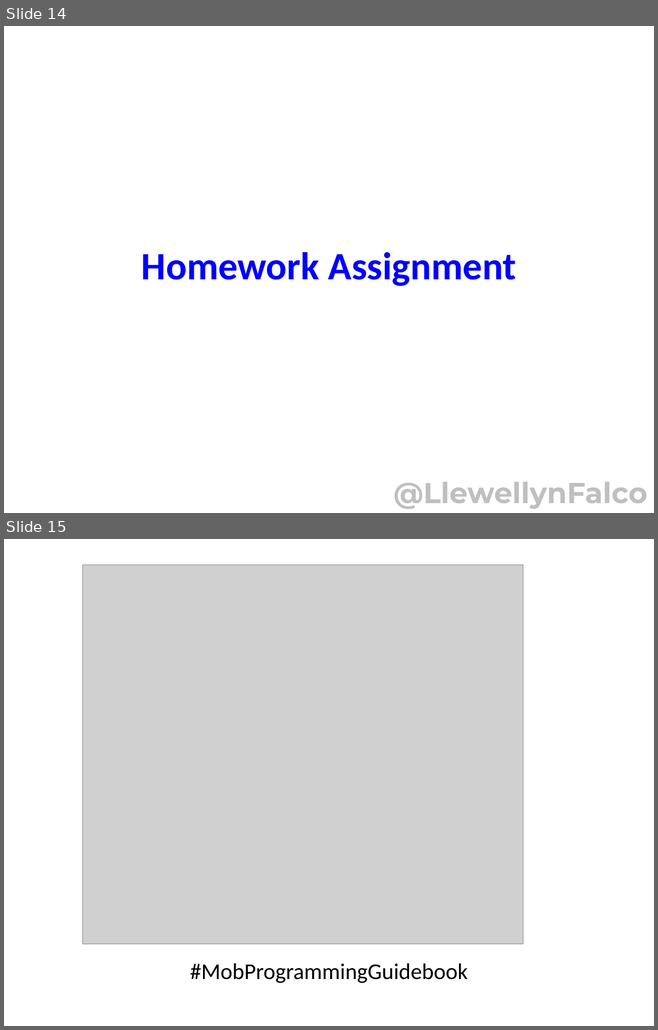
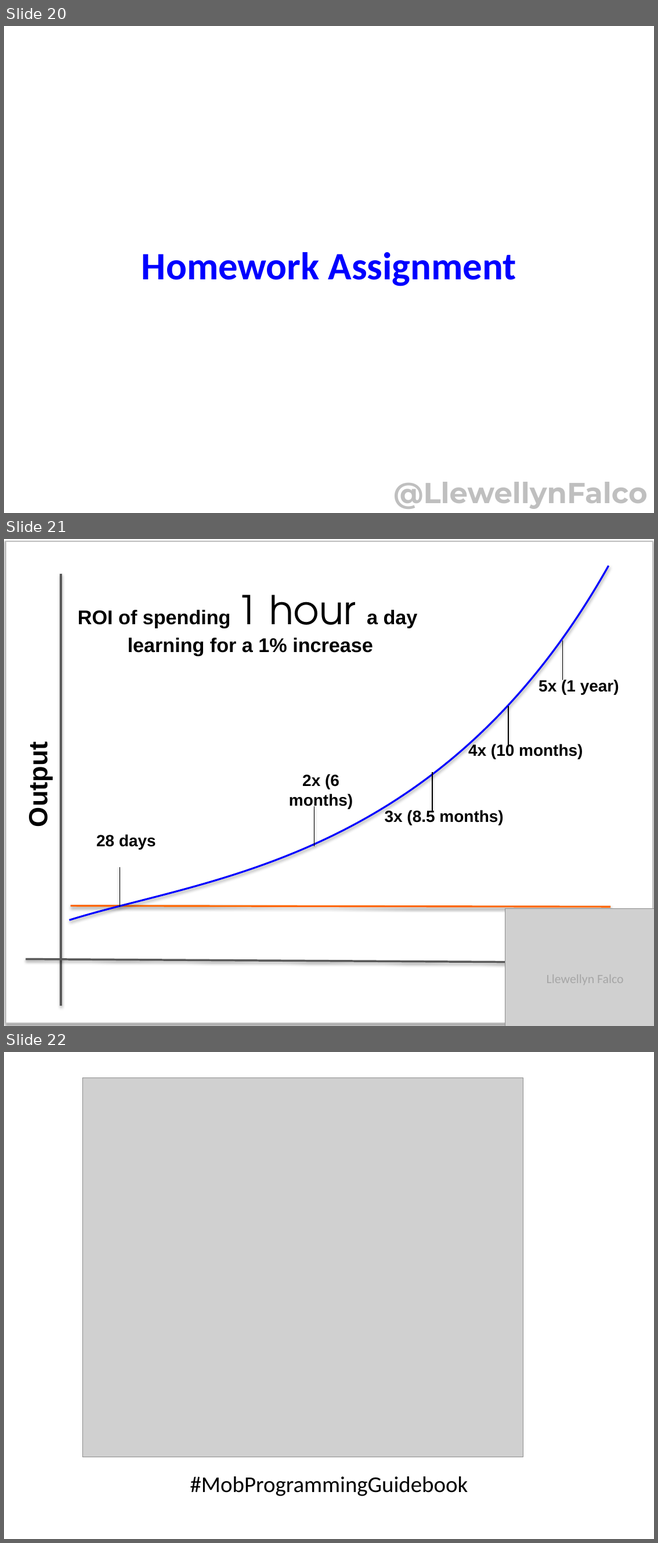
Before and after one commit to isidore/StrongStylePairingTalk, a slide deck: StrongStylePairing.pptx. Shown one above the other, each under a label of ours: slides 14 and 15 before the commit, slides 20, 21 and 22 after it. The pictures are 658x1030 and 658x1543 pixels, drawn with LibreOffice and Linux fonts; fonts in the diff are those of the drawing; grey boxes stand for pictures. Boxes give left, top, right and bottom in pixels: in the first picture for what was removed or moved away, otherwise in the second. Text is boxed around its words. In the diff, an @@ line names an element or a change of style, - is before the commit and + after.

```diff
--- a/StrongStylePairing.pptx
+++ b/StrongStylePairing.pptx
@@ slide 21 added at <box>4,539,654,1026</box>, background #FFFFFF @@
@@ rounded rectangle added at <box>5,541,652,1023</box>, fill #FFFFFF, outline #BFBFBF 1.5 pt @@
@@ line added from (60, 573) to (60, 1005), #595959 2.25 pt @@
@@ freeform shape added at <box>70,566,609,920</box>, outline #0000FF 2 pt @@
@@ text added at <box>78,610,418,656</box>, 22 pt, text #000000, bold @@
+ROI of spending 1 hour a day
+learning for a 1% increase
@@ line added from (562, 641) to (562, 680), #000000 0.75 pt @@
@@ text added at <box>538,679,619,695</box>, 18 pt, text #000000, bold @@
+5x (1 year)
@@ line added from (508, 707) to (508, 746), #000000 0.75 pt @@
@@ text added at <box>468,744,582,759</box>, 18 pt, text #000000, bold @@
+4x (10 months)
@@ text added at <box>24,750,53,825</box>, 29 pt, text #000000, bold @@
+Output
@@ text added at <box>289,774,353,809</box>, 18 pt, text #000000, bold @@
+2x (6 months)
@@ line added from (432, 772) to (432, 812), #000000 0.75 pt @@
@@ line added from (314, 806) to (314, 846), #000000 0.75 pt @@
@@ text added at <box>384,809,503,825</box>, 18 pt, text #000000, bold @@
+3x (8.5 months)
@@ text added at <box>96,834,156,850</box>, 18 pt, text #000000, bold @@
+28 days
@@ line added from (119, 867) to (119, 907), #000000 0.75 pt @@
@@ line added from (70, 906) to (610, 907), #FF6600 2 pt @@
@@ picture added at <box>505,908,654,1026</box> @@
@@ line added from (25, 959) to (529, 962), #595959 2.25 pt @@
@@ text added at <box>546,975,623,985</box>, 14 pt, text #A6A6A6 @@
+Llewellyn Falco
@@ what was slide 14 is now slide 20 @@
@@ what was slide 15 is now slide 22 @@
```
Also in this commit, not shown: 3 slides changed, 6 other slides added.
